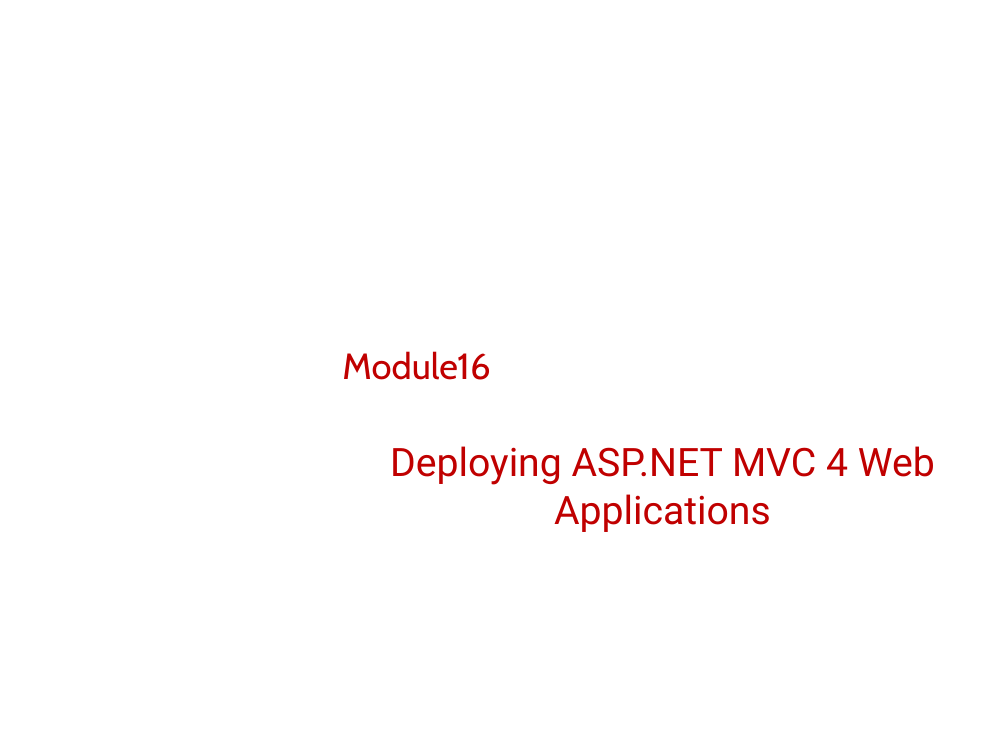
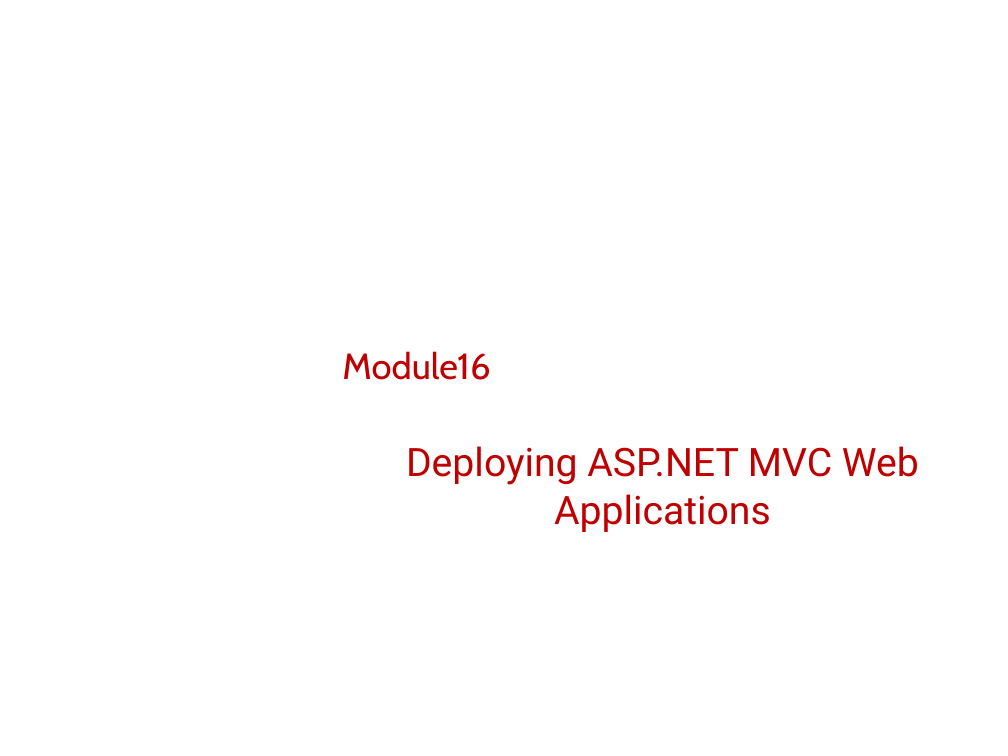
Before and after one commit to lindhardt/04-asp.net-mvc, a slide deck: slide 1 of module 16 - Handling Req. in ASP.NET MVC 4/20486B_16.pptx. Drawn at 1008x756 pixels with LibreOffice and Linux fonts; fonts in the diff are those of the drawing; background and template pictures are left out. Boxes give left, top, right and bottom in pixels: in the first picture for what was removed or moved away, otherwise in the second. Text is boxed around its words. In the diff, an @@ line names an element or a change of style, - is before the commit and + after.

Commit message:
Update pptx module 16

```diff
--- a/module 16 - Handling Req. in ASP.NET MVC 4/20486B_16.pptx
+++ b/module 16 - Handling Req. in ASP.NET MVC 4/20486B_16.pptx
@@ subtitle at <box>406,446,919,532</box>: text changed @@
-Deploying ASP.NET MVC 4 Web Applications
+Deploying ASP.NET MVC Web Applications
```
Also in this commit, not shown: 5 other slides changed.
